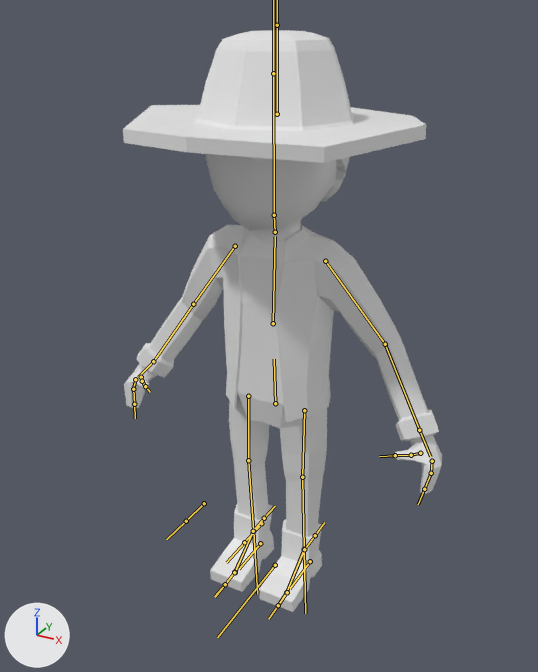
The FBX model OutofLight/Assets/Graphics/PlayerCharacter/Dave.fbx as it was, and as the next commit left it.
Before and after are seen from a 50 mm camera at (0.863, -1.604, 1.561) aimed at (0.007, -0.048, 0.782). The lights are fixed; the arrows at lower left show +X, +Y and +Z. The bones that bend it are drawn over the model as lines.

Objects in the first picture: 'Character'.
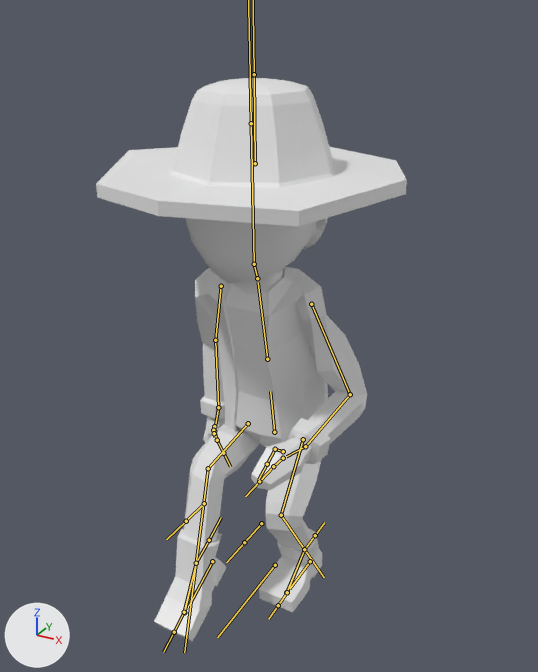
The newer file adds an action. The first version stands in its rest pose; the second is drawn at frame 7 of the action 'Armature|Walk.001'.

The edits, one by one:
Bone 'Hat' (bone_hat) moves from (0.0, 0.0, 0.0) to (0.0, -0.98, 1.03).
Bone 'Hat' (bone_hat) turns from (0, 0, 0) to (1, 0, 0) degrees about its own x, y and z.
Bone 'Torso' (bone_torso) moves from (0.0, 0.0, 0.0) to (0.0, -0.87, -0.12).
Bone 'Torso' (bone_torso) turns from (0, 0, 0) to (-6, 0, 0) degrees about its own x, y and z.
Bone 'Chest' (bone_chest) turns from (0, 0, 0) to (8, 0, 0) degrees about its own x, y and z.
Bone 'Head' (bone_head) turns from (0, 0, 0) to (13, 0, 0) degrees about its own x, y and z.
Bone 'Upper Arm.L' (bone_upper_arm_l) turns from (0, 0, 0) to (37, 117, 22) degrees about its own x, y and z.
Bone 'Lower Arm.L' (bone_lower_arm_l) turns from (0, 0, 0) to (112, -35, -18) degrees about its own x, y and z.
Bone 'Hand.L' (bone_hand_l) turns from (0, 0, 0) to (4, 2, 0) degrees about its own x, y and z.
Bone 'Thumb02.L' (bone_thumb02_l) turns from (0, 0, 0) to (-91, 0, 60) degrees about its own x, y and z.
Bone 'Upper Arm.R' (bone_upper_arm_r) turns from (0, 0, 0) to (-15, -4, -8) degrees about its own x, y and z.
Bone 'Lower Arm.R' (bone_lower_arm_r) turns from (0, 0, 0) to (-12, 11, 7) degrees about its own x, y and z.
Bone 'Upper Leg.L' (bone_upper_leg_l) turns from (0, 0, 0) to (41, 0, 0) degrees about its own x, y and z.
Bone 'Lower Leg.L' (bone_lower_leg_l) turns from (0, 0, 0) to (65, 0, 0) degrees about its own x, y and z.
Bone 'Upper Leg.R' (bone_upper_leg_r) turns from (0, 0, 0) to (87, 0, -1) degrees about its own x, y and z.
Bone 'Lower Leg.R' (bone_lower_leg_r) turns from (0, 0, 0) to (61, 0, 0) degrees about its own x, y and z.
Bone 'Leg Control.R' (bone_leg_control_r) moves from (0.0, 0.0, 0.0) to (0.0, 2.76, 1.33).
Bone 'Leg Control.R' (bone_leg_control_r) turns from (0, 0, 0) to (-26, 0, 0) degrees about its own x, y and z.

What differs and where, as boxes (x1, y1, x2, y2) in the pictures (538 x 672 px):
'Character', posed: before (123, 30, 442, 612); after (96, 78, 407, 641)
bone 'Hat', root to tip: before (277, 114) to (277, 25); after (255, 163) to (254, 74)
bone 'Torso', root to tip: before (275, 403) to (274, 359); after (274, 432) to (270, 391)
bone 'Chest', root to tip: before (273, 323) to (275, 236); after (267, 359) to (258, 282)
bone 'Head', root to tip: before (274, 215) to (273, 73); after (254, 264) to (251, 123)
bone 'Upper Arm.L', root to tip: before (325, 261) to (385, 344); after (311, 304) to (350, 394)
bone 'Lower Arm.L', root to tip: before (385, 344) to (419, 430); after (350, 394) to (305, 446)
bone 'Hand.L', root to tip: before (419, 430) to (430, 456); after (305, 446) to (286, 456)
bone 'Thumb02.L', root to tip: before (411, 455) to (395, 455); after (275, 449) to (267, 464)
bone 'Upper Arm.R', root to tip: before (235, 246) to (193, 304); after (221, 286) to (215, 340)
bone 'Lower Arm.R', root to tip: before (193, 304) to (153, 361); after (215, 340) to (218, 407)
bone 'Upper Leg.L', root to tip: before (304, 410) to (302, 477); after (303, 439) to (281, 515)
bone 'Lower Leg.L', root to tip: before (302, 477) to (304, 549); after (281, 515) to (304, 549)
bone 'Upper Leg.R', root to tip: before (248, 396) to (248, 460); after (248, 423) to (208, 468)
bone 'Lower Leg.R', root to tip: before (248, 460) to (253, 531); after (208, 468) to (196, 563)
bone 'Leg Control.R', root to tip: before (260, 543) to (239, 569); after (212, 561) to (189, 605)
